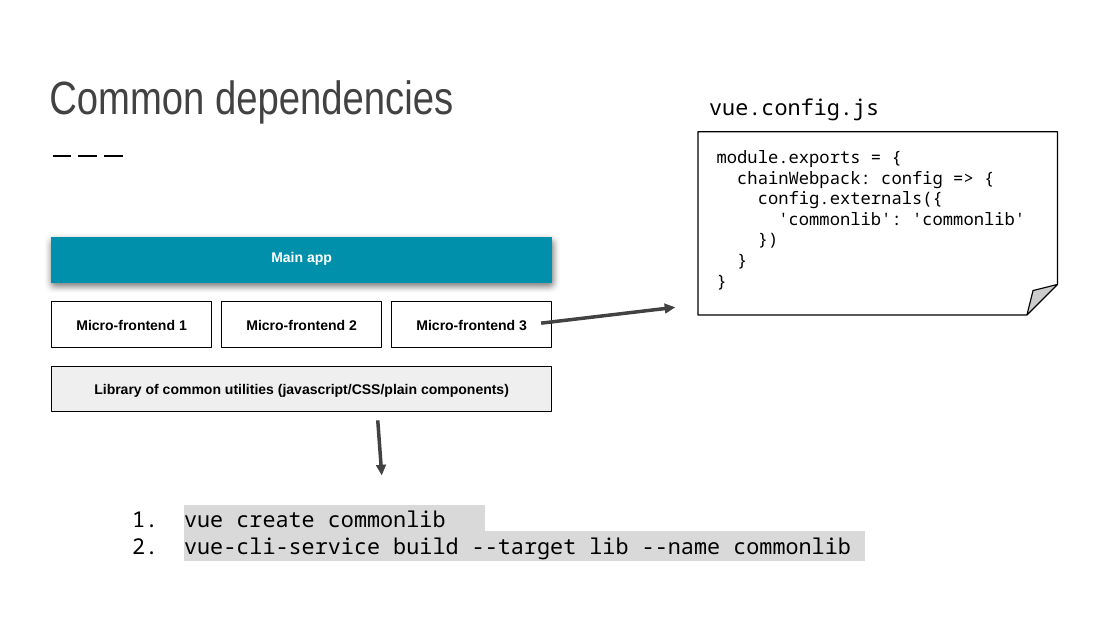
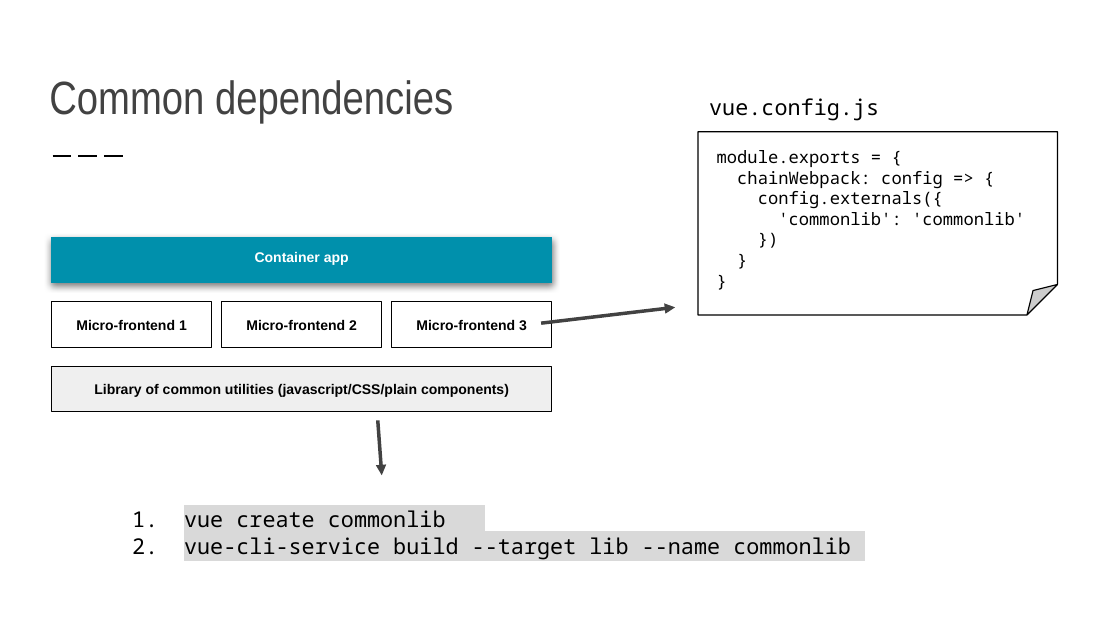
Before and after one commit to justadev1/geekle-vuejs, a slide deck: slide 23 of Micro-frontends and Vue.js.pptx. Drawn at 1120x630 pixels with LibreOffice and Linux fonts; fonts in the diff are those of the drawing. Boxes give left, top, right and bottom in pixels: in the first picture for what was removed or moved away, otherwise in the second. Text is boxed around its words. In the diff, an @@ line names an element or a change of style, - is before the commit and + after.

```diff
--- a/Micro-frontends and Vue.js.pptx
+++ b/Micro-frontends and Vue.js.pptx
@@ text in rectangle at <box>255,252,349,265</box>: text changed @@
-Main app
+Container app
```
Also in this commit, not shown: 4 other slides changed, 1 slide added, 54 other files.
